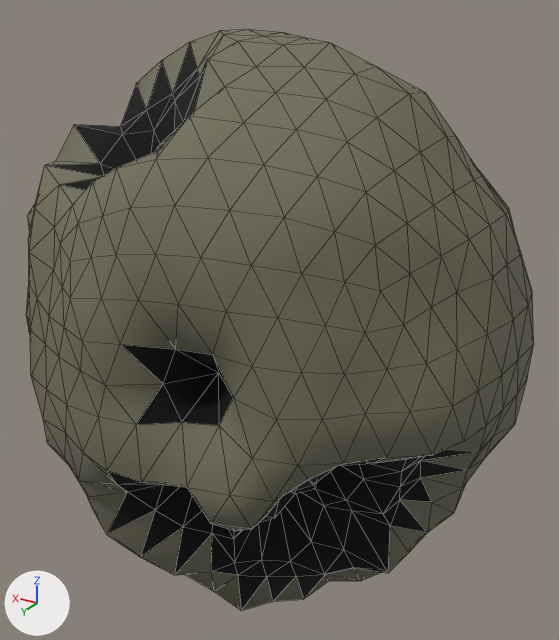
The glTF model assets/asteroids/asteroid_med_28.glb: old version first, new version second.
Before and after are seen from a 50 mm camera at (-1.49, 2.29, 1.28) aimed at (-0.08, -0.06, 0.1). The lights are fixed; the arrows at lower left show +X, +Y and +Z. The first picture is the older version. Mesh edges are drawn as thin lines. Vertices at exactly the same position are counted once.

In view in the first picture: 'asteroid_med_28'.
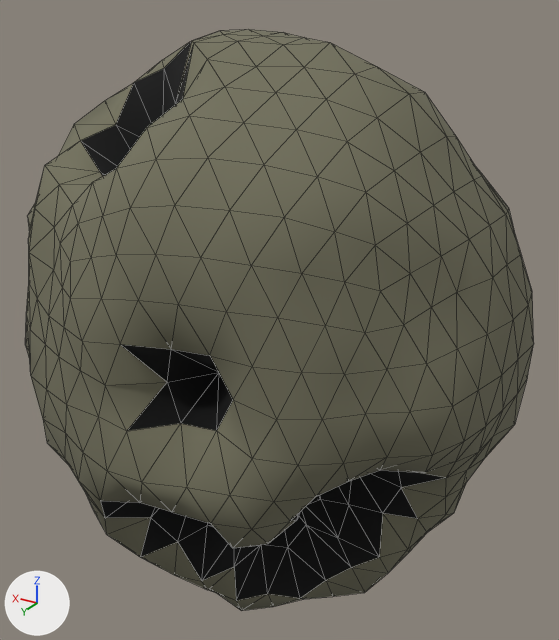
Boxes (x1, y1, x2, y2) around the edits, measured in the pictures (559 x 640 px; the box of a moved part takes in the faces that stretch with it):
```json
{"object": "asteroid_med_28", "change": "reshaped", "before": [26, 29, 534, 611], "after": [25, 29, 534, 611]}
{"part": 1, "of": "me_icosphere", "change": "moved or reshaped", "before": [79, 300, 486, 611], "after": [79, 300, 486, 611]}
{"part": 2, "of": "me_icosphere", "change": "moved or reshaped", "before": [45, 31, 238, 205], "after": [45, 31, 238, 205]}
{"part": 3, "of": "me_icosphere", "change": "moved or reshaped", "before": [27, 319, 30, 335], "after": [25, 316, 31, 375], "on screen": "mostly hidden before"}
{"part": 4, "of": "me_icosphere", "change": "recoloured", "before": [47, 45, 460, 610], "after": [47, 45, 460, 610]}
```

Scene script edits in JSON lines:
```json
{"block": "me_icosphere", "where": "me_icosphere.from_pydata(...)  # 642 vertices, 1280 faces; spans x -1.0..0.96, y -0.75..0.77, z -1.08..1.15"}
{"block": "me_icosphere", "where": "# used by ob_asteroid_med_28; location = (0.0, 0.0, 0.0)"}
{"block": "me_icosphere", "change": "me_icosphere part 1: 68 of 642 vertices moved; they spanned x -0.79..0.17, y 0.0..0.69, z -1.03..0.26 and now span x -0.88..0.19, y 0.0..0.75, z -1.05..0.28; mean shift (-0.02, 0.02, -0.02); largest move (-0.51, 0.14, -0.49) -> (-0.64, 0.17, -0.62)"}
{"block": "me_icosphere", "change": "me_icosphere part 2: 32 of 642 vertices moved; they spanned x 0.01..0.71, y -0.27..0.44, z 0.45..1.02 and now span x 0.01..0.79, y -0.29..0.48, z 0.43..1.12; mean shift (0.01, 0.0, 0.03); largest move (0.51, 0.09, 0.81) -> (0.57, 0.1, 0.89)"}
{"block": "me_icosphere", "change": "me_icosphere part 3"}
{"op": "set", "path": "me_icosphere.vertices[127].co", "old": "(0.52, 0.51, -0.12)", "new": "(0.5, 0.48, -0.12)"}
{"op": "set", "path": "me_icosphere.vertices[308].co", "old": "(0.71, 0.35, -0.13)", "new": "(0.77, 0.38, -0.14)"}
{"op": "set", "path": "me_icosphere.vertices[309].co", "old": "(0.74, 0.44, 0.0)", "new": "(0.76, 0.45, 0.0)", "note": "not seen -> pixel (25, 345)"}
{"op": "set", "path": "me_icosphere.vertices[313].co", "old": "(0.64, 0.38, -0.25)", "new": "(0.7, 0.42, -0.27)"}
{"op": "set", "path": "me_icosphere.vertices[314].co", "old": "(0.59, 0.49, 0.0)", "new": "(0.65, 0.54, 0.0)", "note": "not seen -> pixel (29, 360)"}
{"op": "set", "path": "me_icosphere.vertices[606].co", "old": "(0.53, 0.37, -0.11)", "new": "(0.5, 0.35, -0.1)"}
{"block": "me_icosphere", "change": "me_icosphere part 4: 65 faces spanning x -0.93..0.85, y -0.75..0.77, z -1.05..1.12 switch from mat_crater_asteroid_med_28 (black #000000) to mat_rock_asteroid_med_28 (dark yellow #75735f)"}
```
